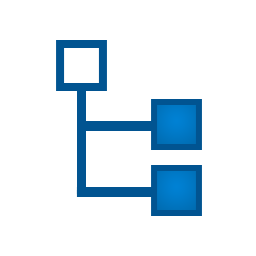
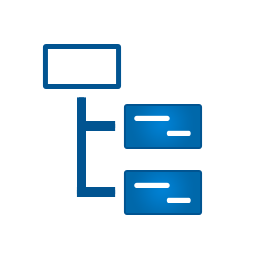
The second 256x256 image is a revision of the first. Changes to its layers:
added group "Group 1" with 4 layers in group "Programme" over <box>134,115,191,203</box>
added layer "Shape 22 copy 2" (1st of 2, in "Programme" › "Group 1") in group "Group 1" over <box>166,197,191,203</box>
added layer "Shape 22 copy 2" (2nd of 2, in "Programme" › "Group 1") in group "Group 1" over <box>134,182,170,188</box>
added layer "Shape 22 copy" in group "Group 1" over <box>166,130,191,136</box>
added layer "Shape 22" in group "Group 1" over <box>134,115,170,121</box>
renamed "Shape 18 copy 2" to "Shape 21 copy 2", painted on it over <box>123,165,203,216</box>
renamed "Shape 18 copy" to "Shape 21 copy", painted on it over <box>123,99,203,150</box>
added layer "Shape 21" in group "Programme" over <box>42,44,122,89</box>
painted on "Shape 19 copy 6" over <box>115,121,166,128</box>
painted on "Shape 19 copy 4" over <box>115,124,166,131</box>
painted on "Shape 19 copy 5" over <box>115,187,166,194</box>
painted on "Shape 19 copy 2" over <box>115,190,166,197</box>
painted on "Shape 19 copy 3" over <box>77,89,84,98</box>
painted on "Shape 19" over <box>79,89,86,98</box>
removed layer "Shape 18" from group "Programme" over <box>56,40,107,91</box>
